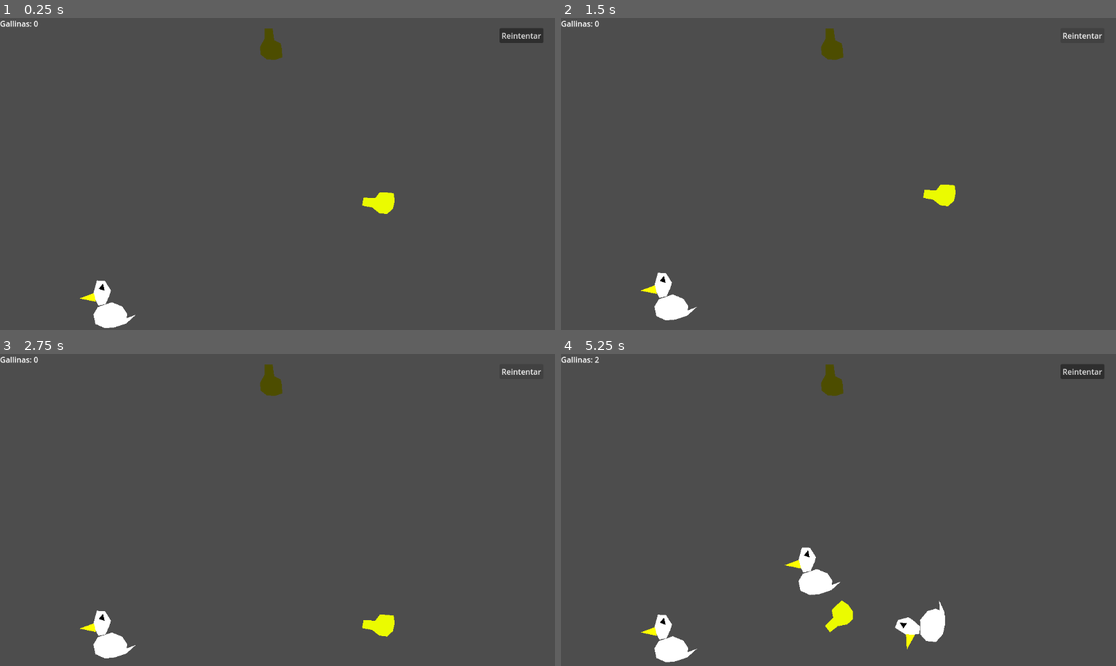
Above: before the commit, frames 1-4 (two rows, left to right).
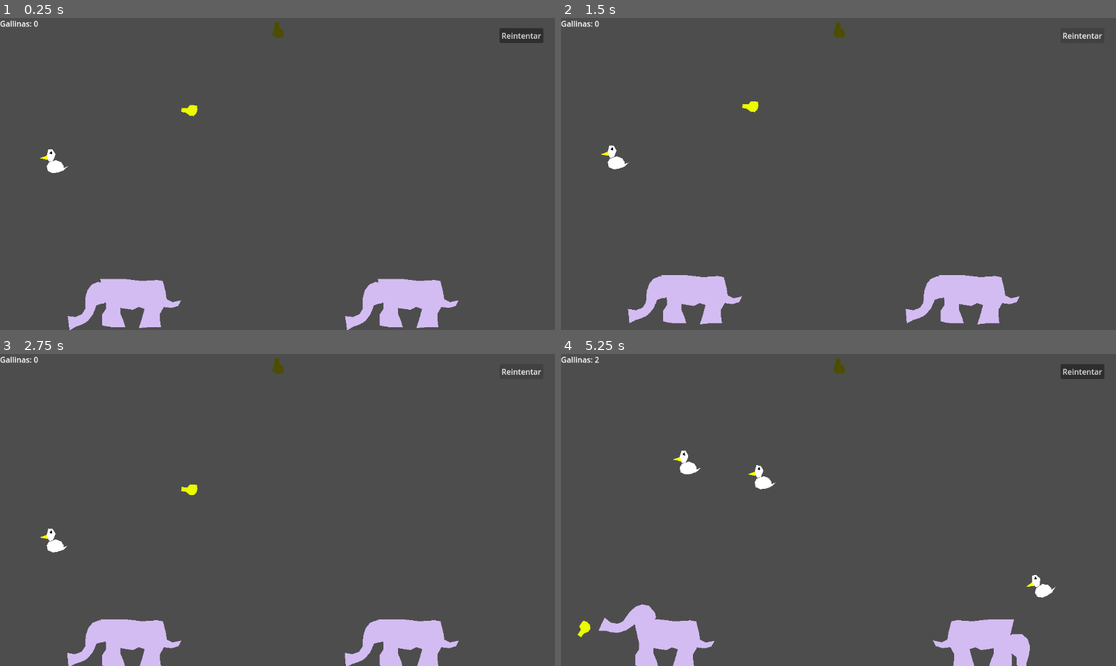
Above: after the commit, the same moments.

Repository: JuanFdS/ggj2024
Game: Godot game, scene res://ElefanteEnLaHabitacion.tscn
The game is run twice, just before and just after one commit, with the same random seed, the same clock (stepped at 60 frames per second) and the same inputs. This scene is started directly instead of the project's main scene.
Inputs (mouse positions are in pixels of both pictures, inside the frame that each line leads up to):
- Up to frame 1 (0.25 s): no input
- Up to frame 2 (1.5 s): click "Reintentar" at 0.5 s; click "Reintentar" at 1.25 s
- Up to frame 3 (2.75 s): click "Reintentar" at 2 s
- Up to frame 4 (5.25 s): tap Enter at 2.75 s; move the mouse to (960, 494) at 2.77 s; hold Up (ui_up) 2.78-3.53 s; click (960, 494) at 2.92 s; move the mouse to (727, 525) at 3.52 s; hold Down (ui_down) 3.53-4.28 s; move the mouse to (894, 441) at 4.27 s; hold Up (ui_up) from 4.28 s (still down); move the mouse to (810, 572) at 5.02 s; click (810, 572) at 5.17 s

The runs differ from the first frame. In frame 1, 4.9% of the frame differs, in the area x 7-83%, y 1-100%; in frame 2, 4.8%; in frame 3, 4.5%; in frame 4, 6.3%, in the area x 3-90%, y 1-100%.

Commit message:
Nivel elefante en habitacion

Diff:
--- a/ElefanteEnLaHabitacion.tscn
+++ b/ElefanteEnLaHabitacion.tscn
@@ -3,6 +3,7 @@
 [ext_resource type="Script" path="res://Habitacion.gd" id="1_au45p"]
 [ext_resource type="Script" path="res://LamparitaNueva.gd" id="2_u5fte"]
 [ext_resource type="AudioStream" uid="uid://m00i60fa0h3b" path="res://Sounds/spawn_1.wav" id="3_1v38x"]
+[ext_resource type="PackedScene" uid="uid://btibma3e67qwh" path="res://Cosas/Elefante.tscn" id="3_28bn2"]
 
 [sub_resource type="WorldBoundaryShape2D" id="WorldBoundaryShape2D_kf7ph"]
 normal = Vector2(1, 0)
@@ -39,9 +40,6 @@
 outline_size = 10
 outline_color = Color(0, 0, 0, 1)
 
-[sub_resource type="RectangleShape2D" id="RectangleShape2D_r3582"]
-size = Vector2(267, 549)
-
 [node name="Habitacion" type="Node2D"]
 script = ExtResource("1_au45p")
 
@@ -55,7 +53,7 @@
 shape = SubResource("WorldBoundaryShape2D_kf7ph")
 
 [node name="CollisionShape2D2" type="CollisionShape2D" parent="ParedesYPiso"]
-position = Vector2(1152, 323)
+position = Vector2(2304, 551)
 shape = SubResource("WorldBoundaryShape2D_wwflv")
 
 [node name="CollisionShape2D3" type="CollisionShape2D" parent="ParedesYPiso"]
@@ -63,12 +61,12 @@
 shape = SubResource("WorldBoundaryShape2D_dioxf")
 
 [node name="CollisionShape2D4" type="CollisionShape2D" parent="ParedesYPiso"]
-position = Vector2(592, 647)
+position = Vector2(964, 1299)
 shape = SubResource("WorldBoundaryShape2D_niugd")
 
 [node name="LamparitaRota" type="Node2D" parent="."]
 unique_name_in_owner = true
-position = Vector2(555, 19)
+position = Vector2(1147, 15)
 
 [node name="Polygon2D" type="Polygon2D" parent="LamparitaRota"]
 position = Vector2(-572, -6)
@@ -136,43 +134,43 @@
 [node name="CollisionShape2D" type="CollisionShape2D" parent="Gallina"]
 shape = SubResource("CircleShape2D_8v2r4")
 
-[node name="Mensajito" type="Label" parent="."]
+[node name="RigidBody2D" parent="." instance=ExtResource("3_28bn2")]
+position = Vector2(1708, 1152)
+
+[node name="RigidBody2D2" parent="." instance=ExtResource("3_28bn2")]
+position = Vector2(556, 1152)
+
+[node name="Camera2D" type="Camera2D" parent="."]
+anchor_mode = 0
+zoom = Vector2(0.5, 0.5)
+
+[node name="SpawnSfx" type="AudioStreamPlayer" parent="."]
+stream = ExtResource("3_1v38x")
+
+[node name="CanvasLayer" type="CanvasLayer" parent="."]
+
+[node name="Mensajito" type="Label" parent="CanvasLayer"]
 unique_name_in_owner = true
 z_index = 1
 offset_left = 387.0
 offset_top = 262.0
 offset_right = 427.0
-offset_bottom = 285.0
+offset_bottom = 331.0
 label_settings = SubResource("LabelSettings_ppkp1")
 
-[node name="Contador" type="Label" parent="."]
+[node name="Contador" type="Label" parent="CanvasLayer"]
 unique_name_in_owner = true
 offset_right = 40.0
 offset_bottom = 23.0
 
-[node name="BotonReiniciar" type="Button" parent="."]
+[node name="BotonReiniciar" type="Button" parent="CanvasLayer"]
 unique_name_in_owner = true
 anchors_preset = 1
 anchor_left = 1.0
 anchor_right = 1.0
-offset_left = 1037.0
+offset_left = -115.0
 offset_top = 21.0
-offset_right = 1128.0
+offset_right = -24.0
 offset_bottom = 52.0
 grow_horizontal = 0
 text = "Reintentar"
-
-[node name="Camera2D" type="Camera2D" parent="."]
-anchor_mode = 0
-
-[node name="MenúItem" type="RigidBody2D" parent="."]
-position = Vector2(995, 342)
-collision_mask = 2147483649
-
-[node name="CollisionShape2D" type="CollisionShape2D" parent="MenúItem"]
-shape = SubResource("RectangleShape2D_r3582")
-
-[node name="Polygon2D" type="Polygon2D" parent="MenúItem"]
-
-[node name="SpawnSfx" type="AudioStreamPlayer" parent="."]
-stream = ExtResource("3_1v38x")
